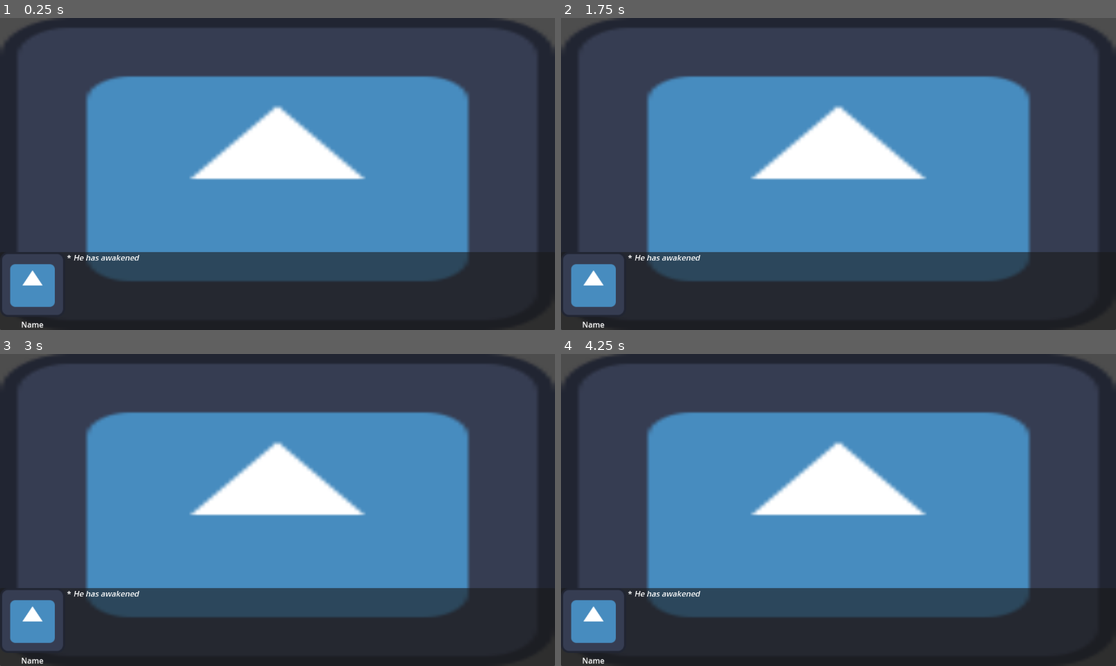
Above: before the commit, frames 1-4 (two rows, left to right).
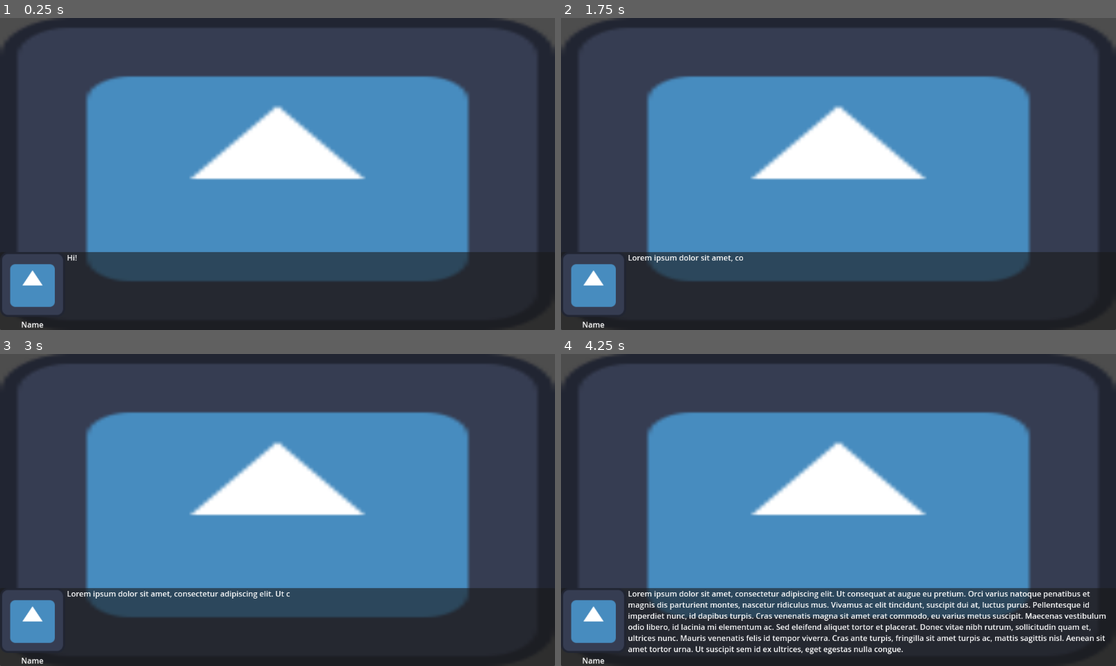
Above: after the commit, the same moments.

Repository: atirut-w/loremaster
Game: Godot game, scene res://scenes/dialogue_box_test/dialogue_box_test.tscn
Two runs of this game, one before a commit and one after it. Both use one fixed random seed, a clock stepped at 60 frames per second and the inputs below. The project has no main scene, so this scene is started directly. The engine's default icon, where the game draws it, is replaced by a stand-in: a white triangle on a blue panel in a dark square.
Inputs:
- Up to frame 1 (0.25 s): no input
- Up to frame 2 (1.75 s): tap Enter (ui_accept) at 0.5, 1.52, 1.55 s; hold Enter (ui_accept) 0.53-1.28 s; tap Space (dialogue_continue) at 1.35 s
- Up to frame 3 (3 s): tap Enter (ui_accept) at 1.82, 2 s; hold Enter (ui_accept) 2.03-2.78 s; tap Space (dialogue_continue) at 2.75, 2.85 s
- Up to frame 4 (4.25 s): tap Enter (ui_accept) at 3.02, 3.05, 3.32, 3.5 s; hold Enter (ui_accept) from 3.53 s (still down); tap Escape (ui_cancel) at 4.15 s

The runs differ from the first frame. In frame 1, 0.1% of the frame differs, in the area x 12-26%, y 75-78%; in frame 2, 0.2%; in frame 3, 0.4%; in frame 4, 4.4%, in the area x 12-99%, y 75-97%.

Commit message:
Implement actual functionalities

Diff:
--- /dev/null
+++ b/scenes/dialogue_box_test/dialogue_box_test.gd
@@ -0,0 +1,8 @@
+extends Control
+
+
+func _ready() -> void:
+	DialogueManager.register_dialogue_controller($dialogue_panel)
+	await DialogueManager.show_dialogue("Hi!")
+	await DialogueManager.show_dialogue("My name is [code]icon.svg[/code]!")
+	await DialogueManager.show_dialogue("Lorem ipsum dolor sit amet, consectetur adipiscing elit. Ut consequat at augue eu pretium. Orci varius natoque penatibus et magnis dis parturient montes, nascetur ridiculus mus. Vivamus ac elit tincidunt, suscipit dui at, luctus purus. Pellentesque id imperdiet nunc, id dapibus turpis. Cras venenatis magna sit amet erat commodo, eu varius metus suscipit. Maecenas vestibulum odio libero, id lacinia mi elementum ac. Sed eleifend aliquet tortor et placerat. Donec vitae nibh rutrum, sollicitudin quam et, ultrices nunc. Mauris venenatis felis id tempor viverra. Cras ante turpis, fringilla sit amet turpis ac, mattis sagittis nisl. Aenean sit amet tortor urna. Ut suscipit sem id ex ultrices, eget egestas nulla congue.")
--- a/scenes/dialogue_box_test/dialogue_box_test.tscn
+++ b/scenes/dialogue_box_test/dialogue_box_test.tscn
@@ -1,6 +1,8 @@
-[gd_scene load_steps=2 format=3 uid="uid://c7uwp0jiw7020"]
+[gd_scene load_steps=4 format=3 uid="uid://c7uwp0jiw7020"]
 
+[ext_resource type="Script" path="res://scenes/dialogue_box_test/dialogue_box_test.gd" id="1_mdaeo"]
 [ext_resource type="Texture2D" uid="uid://5khi826jfm0r" path="res://icon.svg" id="1_rldsu"]
+[ext_resource type="Script" path="res://scenes/dialogue_box_test/test_controller.gd" id="3_jomu1"]
 
 [node name="dialogue_box_test" type="Control"]
 layout_mode = 3
@@ -9,6 +11,7 @@
 anchor_bottom = 1.0
 grow_horizontal = 2
 grow_vertical = 2
+script = ExtResource("1_mdaeo")
 
 [node name="ohgod" type="TextureRect" parent="."]
 layout_mode = 1
@@ -28,6 +31,7 @@
 grow_horizontal = 2
 grow_vertical = 2
 size_flags_horizontal = 3
+script = ExtResource("3_jomu1")
 
 [node name="dialogue_hbox" type="HBoxContainer" parent="dialogue_panel"]
 layout_mode = 2
--- /dev/null
+++ b/scenes/dialogue_box_test/test_controller.gd
@@ -0,0 +1,34 @@
+extends DialogueSystem
+
+
+@export var dialogue_speed := 25.0
+
+var animating := false
+
+
+func _ready() -> void:
+	portrait_rect = $dialogue_hbox/character_info/portrait
+	name_label = $dialogue_hbox/character_info/name
+	dialogue_label = $dialogue_hbox/dialogue_label
+	choices_container = $dialogue_hbox/choices_container
+
+
+func _unhandled_input(event: InputEvent) -> void:
+	if event is InputEventKey:
+		if event.is_action_pressed("ui_cancel"):
+			if animating:
+				animating = false
+				dialogue_label.visible_ratio = 1.0
+		if event.is_action_pressed("ui_accept"):
+			dialogue_completed.emit()
+
+
+func _animate() -> void:
+	animating = true
+	dialogue_label.visible_ratio = 0.0
+
+
+func _physics_process(delta: float) -> void:
+	if animating:
+		if dialogue_label.visible_ratio < 1.0:
+			dialogue_label.visible_ratio += (dialogue_speed / float(dialogue_label.text.length())) * delta
--- /dev/null
+++ b/scripts/classes/dialogue_system.gd
@@ -0,0 +1,14 @@
+class_name DialogueSystem
+extends Control
+
+
+signal dialogue_completed
+
+var portrait_rect: TextureRect
+var name_label: Label
+var dialogue_label: RichTextLabel
+var choices_container: Control
+
+
+func _animate() -> void:
+	pass
--- a/scripts/dialogue_manager.gd
+++ b/scripts/dialogue_manager.gd
@@ -1,45 +1,14 @@
 extends Node
 
-signal start_of_dialogue
-signal message(dialogue)
-signal end_of_dialogue
+var controller: DialogueSystem
 
-signal start_of_choices(options)
-signal end_of_choices
+func register_dialogue_controller(ctrl: DialogueSystem) -> void:
+	if controller != null:
+		controller.queue_free()
+	controller = ctrl
 
-const SINGLE_DIALOGUE = TYPE_STRING
-const GROUPED_DIALOGUE = TYPE_ARRAY
 
-var dialogues = []
-var choice = ""
-
-func _read_dialog():
-	if dialogues.size() > 0:
-		var dialogue = dialogues.pop_front()
-		message.emit(dialogue)
-	else:
-		end_of_dialogue.emit()
-
-func show_dialog(dialogue):
-	if typeof(dialogue) == SINGLE_DIALOGUE:
-		dialogues = [dialogue]
-	if typeof(dialogue) == GROUPED_DIALOGUE:
-		dialogues = dialogue
-
-	start_of_dialogue.emit()
-
-	await end_of_dialogue
-
-func show_choices(dialogue, options):
-	await show_dialog(dialogue)
-
-	choice = ""
-	start_of_choices.emit(options)
-
-	await end_of_choices
-
-	return choice
-
-func _submit_choice(option):
-	choice = option
-	end_of_choices.emit()
+func show_dialogue(dialogue: String) -> void:
+	controller.dialogue_label.text = dialogue
+	controller._animate()
+	await controller.dialogue_completed
